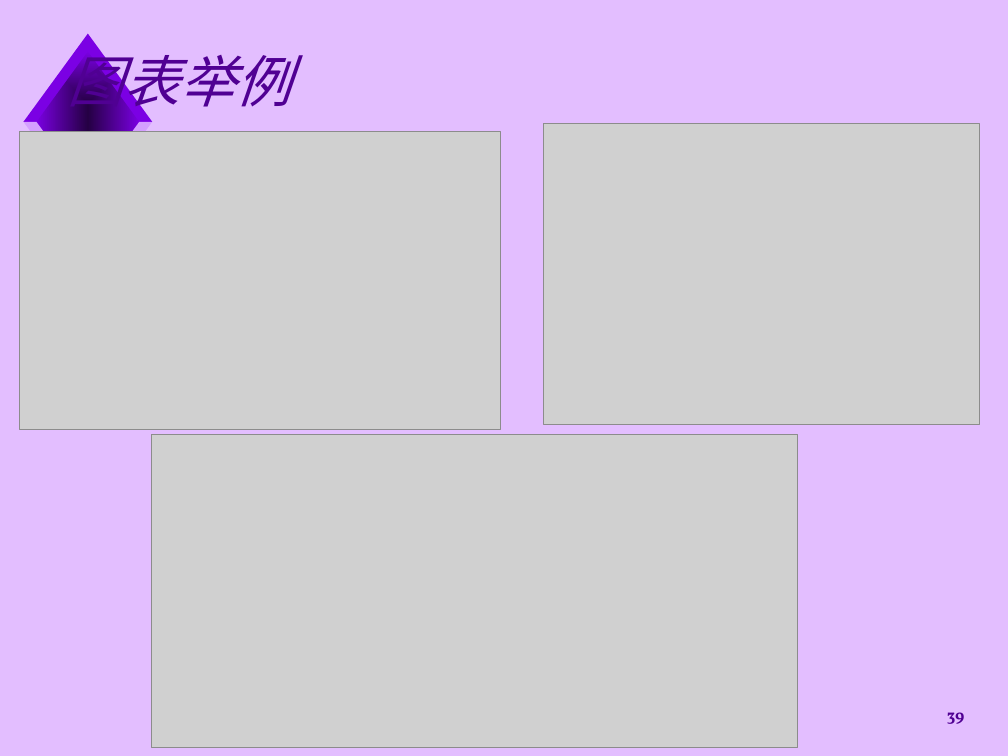
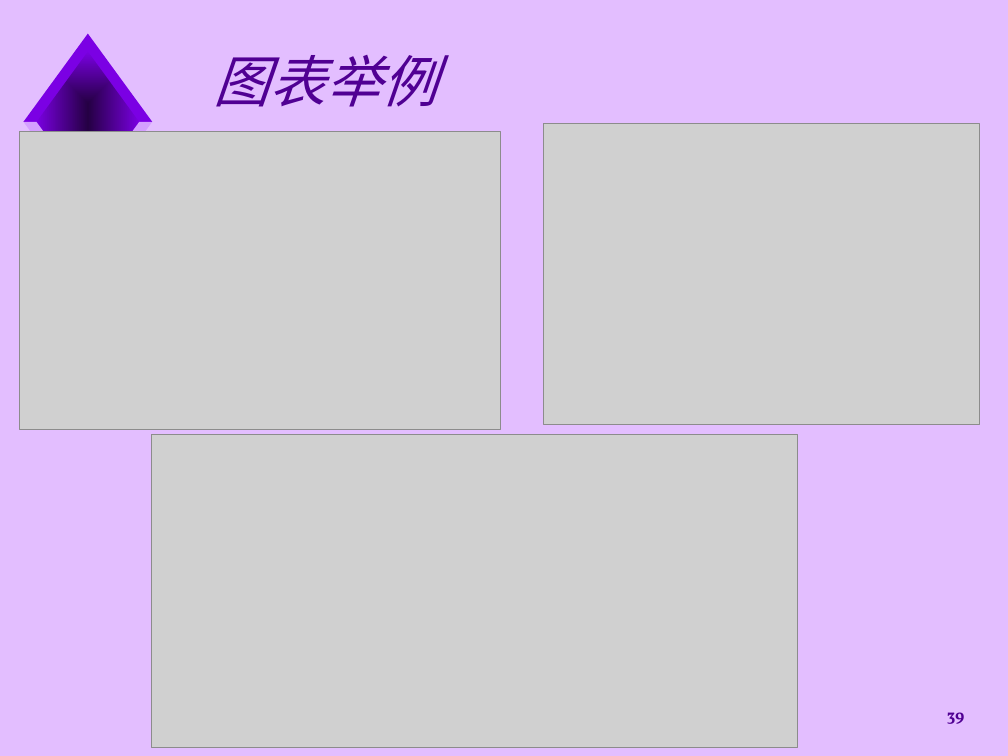
Before and after one commit to jtrfid/C-Repositories, a slide deck: slide 39 of 2016/计算机导论/pptx/4. office.pptx. Drawn at 1008x756 pixels with LibreOffice and Linux fonts; fonts in the diff are those of the drawing; grey boxes stand for pictures; background and template pictures are left out. Boxes give left, top, right and bottom in pixels: in the first picture for what was removed or moved away, otherwise in the second. Text is boxed around its words. In the diff, an @@ line names an element or a change of style, - is before the commit and + after.

```diff
--- a/2016/计算机导论/pptx/4. office.pptx
+++ b/2016/计算机导论/pptx/4. office.pptx
@@ title "图表举例" rewrapped from box(68, 41, 292, 117) to box(214, 55, 438, 107) @@
```
Also in this commit, not shown: 5 other slides changed.
